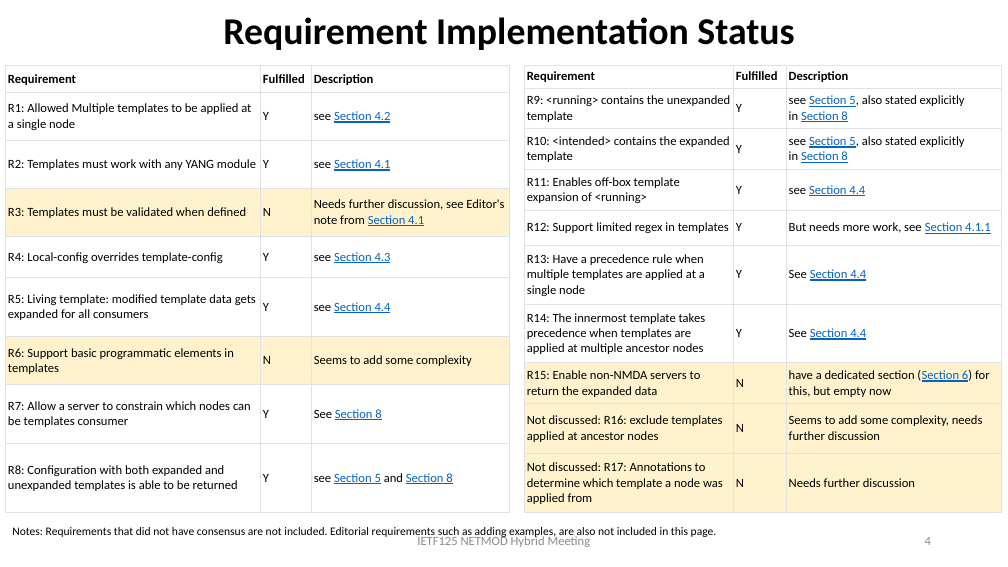
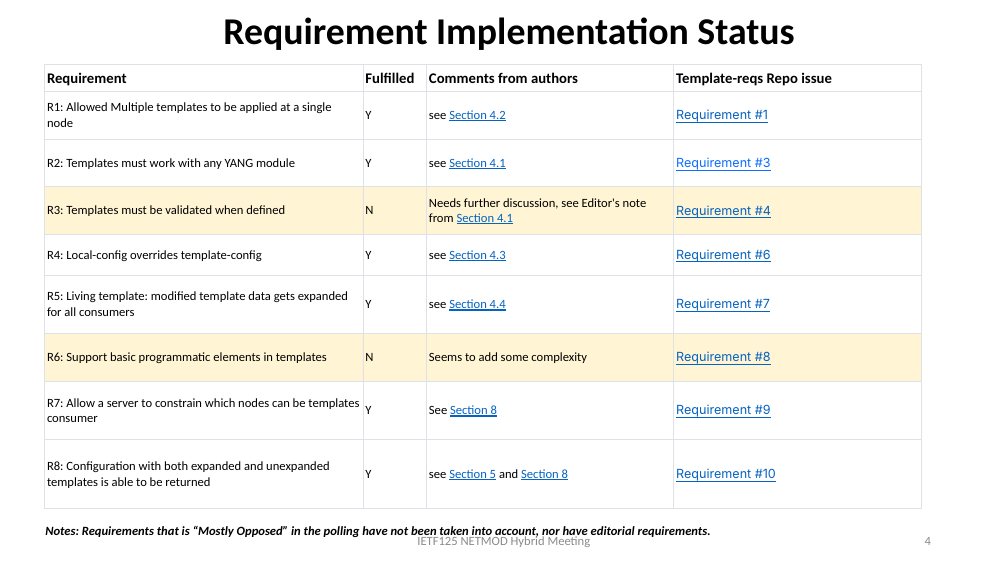
Before and after one commit to QiufangMa/template-mechanism, a slide deck: slide 4 of presentations/IETF125/slides-125-netmod-configuration-template-v1.pptx. Drawn at 1008x567 pixels with LibreOffice and Linux fonts; fonts in the diff are those of the drawing. Boxes give left, top, right and bottom in pixels: in the first picture for what was removed or moved away, otherwise in the second. Text is boxed around its words. In the diff, an @@ line names an element or a change of style, - is before the commit and + after.

```diff
--- a/presentations/IETF125/slides-125-netmod-configuration-template-v1.pptx
+++ b/presentations/IETF125/slides-125-netmod-configuration-template-v1.pptx
@@ table at (x1=45, y1=65, x2=921, y2=509) @@
-column 3: Description | see Section 4.2 | see Section 4.1 | Needs further discussion, see Editor's note from Section 4.1 | see Section 4.3 | see Section 4.4 | Seems to add some complexity | See Section 8 | see Section 5 and Section 8
+column 3: Comments from authors | see Section 4.2 | see Section 4.1 | Needs further discussion, see Editor's note from Section 4.1 | see Section 4.3 | see Section 4.4 | Seems to add some complexity | See Section 8 | see Section 5 and Section 8
+column 4: Template-reqs Repo issue | Requirement #1 | Requirement #3 | Requirement #4 | Requirement #6 | Requirement #7 | Requirement #8 | Requirement #9 | Requirement #10
@@ table resized from (x1=5, y1=66, x2=509, y2=513) to (x1=45, y1=65, x2=921, y2=509) @@
@@ table removed at (x1=525, y1=65, x2=1002, y2=512), 10 rows, 3 columns @@
-Requirement | Fulfilled | Description
-R9: <running> contains the unexpanded template | Y | see Section 5, also stated explicitly in Section 8
-R10: <intended> contains the expanded template | Y | see Section 5, also stated explicitly in Section 8
-R11: Enables off-box template expansion of <running> | Y | see Section 4.4
-R12: Support limited regex in templates | Y | But needs more work, see Section 4.1.1
-R13: Have a precedence rule when multiple templates are applied at a single node | Y | See Section 4.4
-R14: The innermost template takes precedence when templates are applied at multiple ancestor nodes | Y | See Section 4.4
-R15: Enable non-NMDA servers to return the expanded data | N | have a dedicated section (Section 6) for this, but empty now
-Not discussed: R16: exclude templates applied at ancestor nodes | N | Seems to add some complexity, needs further discussion
-Not discussed: R17: Annotations to determine which template a node was applied from | N | Needs further discussion
@@ text at (x1=45, y1=526, x2=711, y2=538): text changed; size 11 to 12 pt; bold on; italic on @@
-Notes: Requirements that did not have consensus are not included. Editorial requirements such as adding examples, are also not included in this page.
+Notes: Requirements that is “Mostly Opposed” in the polling have not been taken into account, nor have editorial requirements.
```
Also in this commit, not shown: 3 other slides changed, 1 slide added, 1 slide removed.
